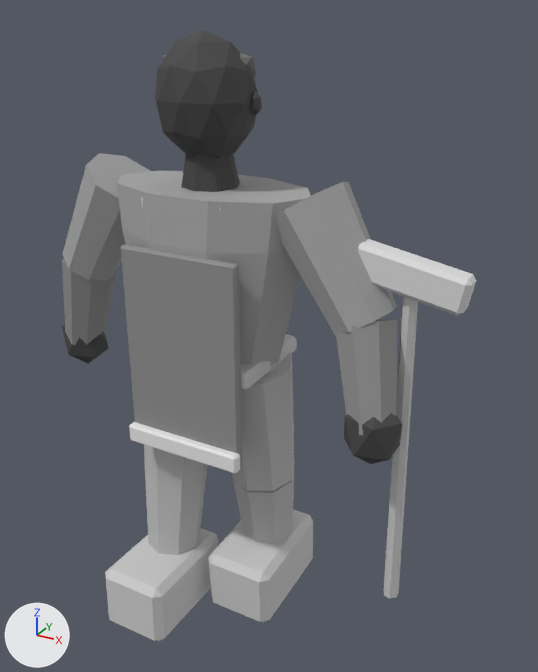
Before and after pictures for a commit that changed the glTF model assets/exports/npc/npc_laborer_down_l_v01.glb.
The view is the same before and after, from a 50 mm camera at (1.275, -1.943, 2.084) aimed at (0.182, 0.045, 1.09). Lighting does not change. The marker at lower left points along +X, +Y and +Z. The picture after the commit comes second. Vertices at exactly the same position are counted once.

The older version as bpy lines, for what is in view:
```python
me_geo_npc_laborer_down_l_v01 = bpy.data.meshes.new('GEO_npc_laborer_down_l_v01')
me_geo_npc_laborer_down_l_v01.from_pydata(...)  # 512 vertices, 920 faces; spans x -0.71..0.85, y -0.39..0.27, z -0.01..2.03
me_geo_npc_laborer_down_l_v01.materials.append(mat_mat_npc_indexed)
ob_geo_npc_laborer_down_l_v01 = bpy.data.objects.new('GEO_npc_laborer_down_l_v01', me_geo_npc_laborer_down_l_v01)
ob_geo_npc_laborer_down_l_v01.location = (0.0, 0.0, 0.0)
```
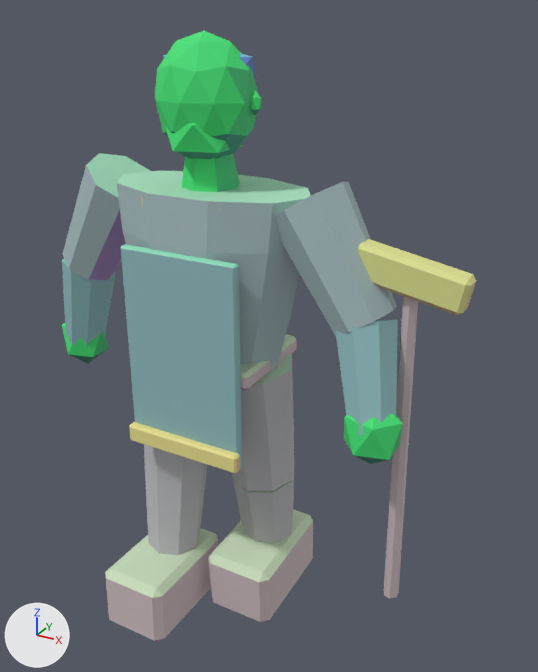
Pixel boxes [x1, y1, x2, y2] of what changed, in the pictures (538 x 672 px):
part 1 of me_geo_npc_laborer_down_l_v01, added (green)
    after: [165, 123, 242, 159]
part 2 of me_geo_npc_laborer_down_l_v01, recoloured
    both: [62, 31, 477, 641]

What the commit changed:
me_geo_npc_laborer_down_l_v01 is used by ob_geo_npc_laborer_down_l_v01; location (0.0, 0.0, 0.0).
me_geo_npc_laborer_down_l_v01 had 512 vertices, 920 faces and spanned x -0.71..0.85, y -0.39..0.27, z -0.01..2.03.
me_geo_npc_laborer_down_l_v01 now has 524 vertices, 940 faces and spans x -0.71..0.85, y -0.39..0.27, z -0.01..2.03.
me_geo_npc_laborer_down_l_v01 part 1: a new loose piece, an icosphere of 20 faces spanning x -0.12..0.12, y -0.14..0.07, z 1.65..1.83, in mat_mat_npc_indexed.
me_geo_npc_laborer_down_l_v01 part 2: 920 kept faces spanning x -0.71..0.85, y -0.39..0.27, z -0.01..2.03 get new vertex colours.
